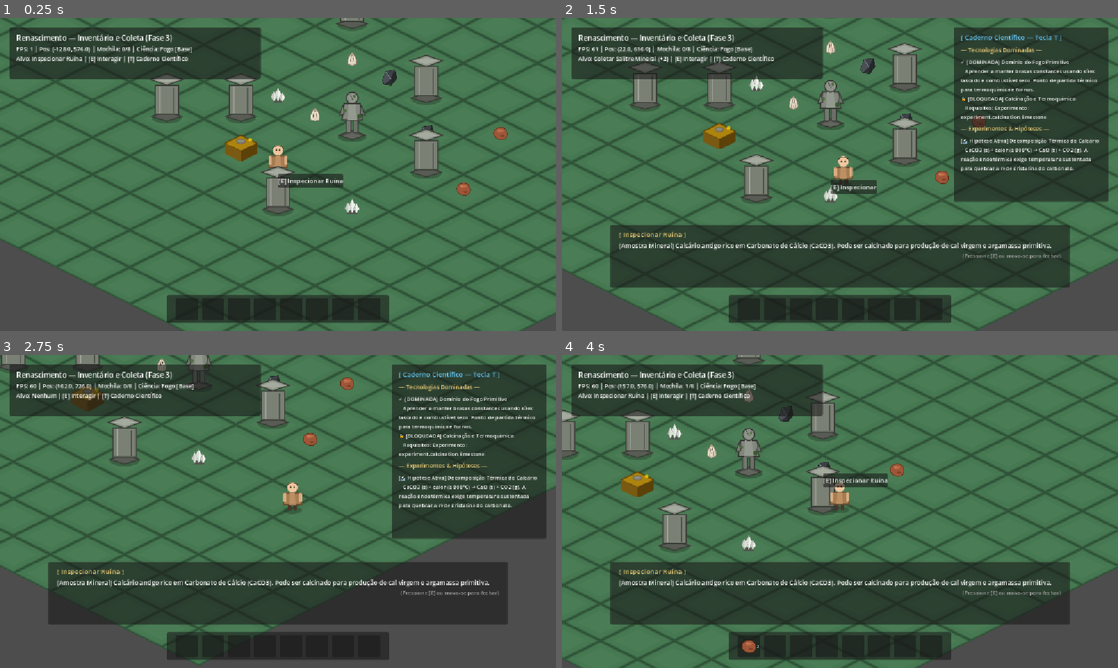
Above: before the commit, frames 1-4 (two rows, left to right).
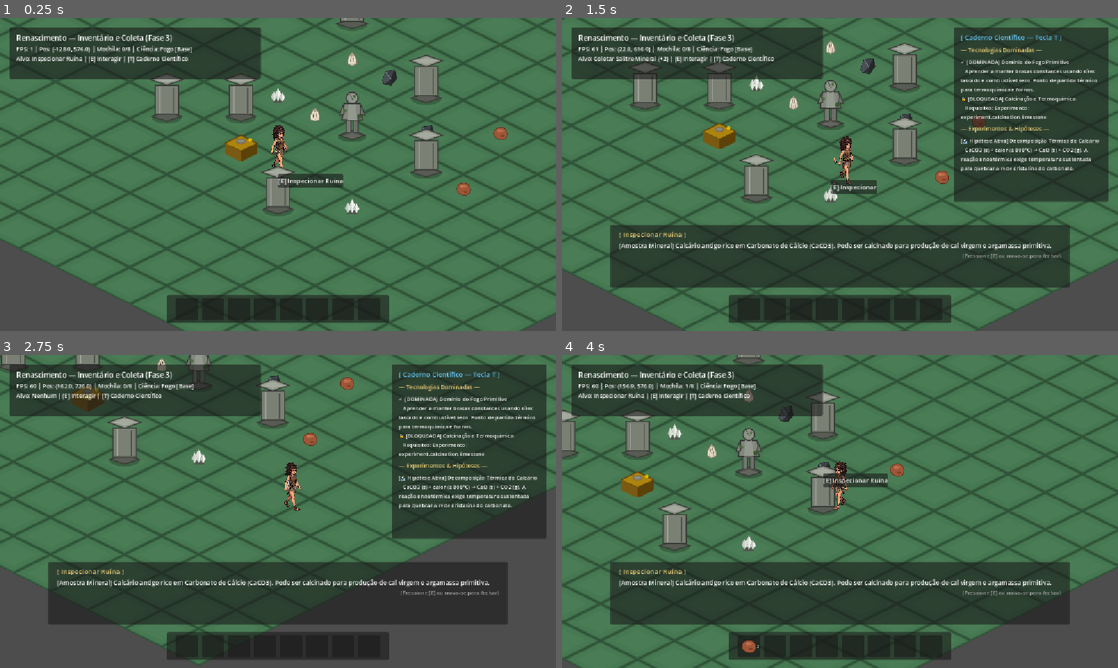
Above: after the commit, the same moments.

Repository: Thiagogalva/renascimento
Game: Godot game, scene res://scenes/tests/test_isometric_sandbox.tscn
Two runs of this game, one before a commit and one after it. Both use one fixed random seed, a clock stepped at 60 frames per second and the inputs below.
Inputs (mouse positions are in pixels of both pictures, inside the frame that each line leads up to):
- Up to frame 1 (0.25 s): no input
- Up to frame 2 (1.5 s): tap Enter at 0.5 s; move the mouse to (962, 158) at 0.52 s; hold D (move_right) 0.53-1.28 s; hold E (interact) 0.53-1.28 s; click (962, 158) at 0.67 s; move the mouse to (728, 190) at 1.27 s; hold S (move_down) from 1.28 s (still down); tap T (toggle_science) at 1.35 s
- Up to frame 3 (2.75 s): tap E (interact) at 2 s; move the mouse to (333, 442) at 2.02 s; release S (move_down) at 2.03 s; hold D (move_right) from 2.03 s (still down); hold E (interact) from 2.03 s (still down)
- Up to frame 4 (4 s): move the mouse to (812, 574) at 2.77 s; release D (move_right) at 2.78 s; release E (interact) at 2.78 s; hold W (move_up) 2.78-3.53 s; tap T (toggle_science) at 2.85 s; click (812, 574) at 2.92 s; tap E (interact) at 3.5 s; move the mouse to (1006, 558) at 3.52 s; hold A (move_left) from 3.53 s (still down); hold E (interact) from 3.53 s (still down)

The runs differ from the first frame. In frame 1, 0.3% of the frame differs, in the area x 48-52%, y 34-48%; in frame 2, 0.4%; in frame 3, 0.4%, in the area x 50-55%, y 34-51%; in frame 4, 0.4%.

Commit message:
feat: integrate animated player spritesheet with walk cycle and idle states

Diff:
--- /dev/null
+++ b/assets/sprites/player_frames.tres
@@ -0,0 +1,43 @@
+[gd_resource type="SpriteFrames" load_steps=8 format=3]
+
+[ext_resource type="Texture2D" uid="uid://bi5pecs0483oo" path="res://assets/sprites/player_idle.png" id="1_idle"]
+[ext_resource type="Texture2D" uid="uid://02kdhpn533op" path="res://assets/sprites/player_walk_0.png" id="2_walk0"]
+[ext_resource type="Texture2D" uid="uid://d3bvnkk8mi6g5" path="res://assets/sprites/player_walk_1.png" id="3_walk1"]
+[ext_resource type="Texture2D" uid="uid://dnyni1wu7q5m1" path="res://assets/sprites/player_walk_2.png" id="4_walk2"]
+[ext_resource type="Texture2D" uid="uid://cqrdgq7wr0fxy" path="res://assets/sprites/player_walk_3.png" id="5_walk3"]
+[ext_resource type="Texture2D" uid="uid://buarylh3b07up" path="res://assets/sprites/player_walk_4.png" id="6_walk4"]
+[ext_resource type="Texture2D" uid="uid://c74c5j3u0deoi" path="res://assets/sprites/player_walk_5.png" id="7_walk5"]
+
+[resource]
+animations = [{
+"frames": [{
+"duration": 1.0,
+"texture": ExtResource("1_idle")
+}],
+"loop": true,
+"name": &"idle",
+"speed": 5.0
+}, {
+"frames": [{
+"duration": 1.0,
+"texture": ExtResource("2_walk0")
+}, {
+"duration": 1.0,
+"texture": ExtResource("3_walk1")
+}, {
+"duration": 1.0,
+"texture": ExtResource("4_walk2")
+}, {
+"duration": 1.0,
+"texture": ExtResource("5_walk3")
+}, {
+"duration": 1.0,
+"texture": ExtResource("6_walk4")
+}, {
+"duration": 1.0,
+"texture": ExtResource("7_walk5")
+}],
+"loop": true,
+"name": &"walk",
+"speed": 8.0
+}]
--- a/scenes/entities/player.tscn
+++ b/scenes/entities/player.tscn
@@ -1,7 +1,7 @@
 [gd_scene load_steps=6 format=3]
 
 [ext_resource type="Script" path="res://scripts/player_controller.gd" id="1_controller"]
-[ext_resource type="Texture2D" uid="uid://clllu8ahx1ppr" path="res://assets/sprites/player_placeholder.svg" id="2_texture"]
+[ext_resource type="SpriteFrames" path="res://assets/sprites/player_frames.tres" id="2_frames"]
 [ext_resource type="Script" path="res://scripts/inventory.gd" id="3_inventory"]
 
 [sub_resource type="CapsuleShape2D" id="CapsuleShape2D_feet"]
@@ -17,11 +17,15 @@
 collision_mask = 1
 script = ExtResource("1_controller")
 
-[node name="Sprite2D" type="Sprite2D" parent="."]
-texture = ExtResource("2_texture")
-offset = Vector2(0, -28)
+[node name="AnimatedSprite2D" type="AnimatedSprite2D" parent="."]
+scale = Vector2(0.2, 0.2)
+sprite_frames = ExtResource("2_frames")
+animation = &"idle"
+autoplay = "idle"
+offset = Vector2(0, -210)
 
 [node name="CollisionShape2D" type="CollisionShape2D" parent="."]
+position = Vector2(0, 2)
 rotation = 1.5708
 shape = SubResource("CapsuleShape2D_feet")
 
--- a/scripts/player_controller.gd
+++ b/scripts/player_controller.gd
@@ -8,7 +8,7 @@
 @export var move_speed: float = 200.0
 @export var isometric_aspect_ratio: float = 0.5
 
-@onready var sprite: Sprite2D = $Sprite2D
+@onready var sprite: AnimatedSprite2D = $AnimatedSprite2D if has_node("AnimatedSprite2D") else null
 @onready var interaction_detector: Area2D = $InteractionDetector
 @onready var inventory: Inventory = $Inventory
 
@@ -42,8 +42,12 @@
 				sprite.flip_h = true
 			elif raw_input.x > 0:
 				sprite.flip_h = false
+			if sprite.animation != &"walk":
+				sprite.play(&"walk")
 	else:
 		velocity = velocity.move_toward(Vector2.ZERO, move_speed * 8.0 * delta)
+		if sprite and sprite.animation != &"idle":
+			sprite.play(&"idle")
 
 	move_and_slide()
 
Binary file added: assets/sprites/player_idle.png
Not shown, added: assets/sprites/player_idle.png.import
Binary file added: assets/sprites/player_walk.png
Not shown, added: assets/sprites/player_walk.png.import
Binary file added: assets/sprites/player_walk_0.png
Not shown, added: assets/sprites/player_walk_0.png.import
Binary file added: assets/sprites/player_walk_1.png
Not shown, added: assets/sprites/player_walk_1.png.import
Binary file added: assets/sprites/player_walk_2.png
Not shown, added: assets/sprites/player_walk_2.png.import
Binary file added: assets/sprites/player_walk_3.png
Not shown, added: assets/sprites/player_walk_3.png.import
(and 5 more such lines)
